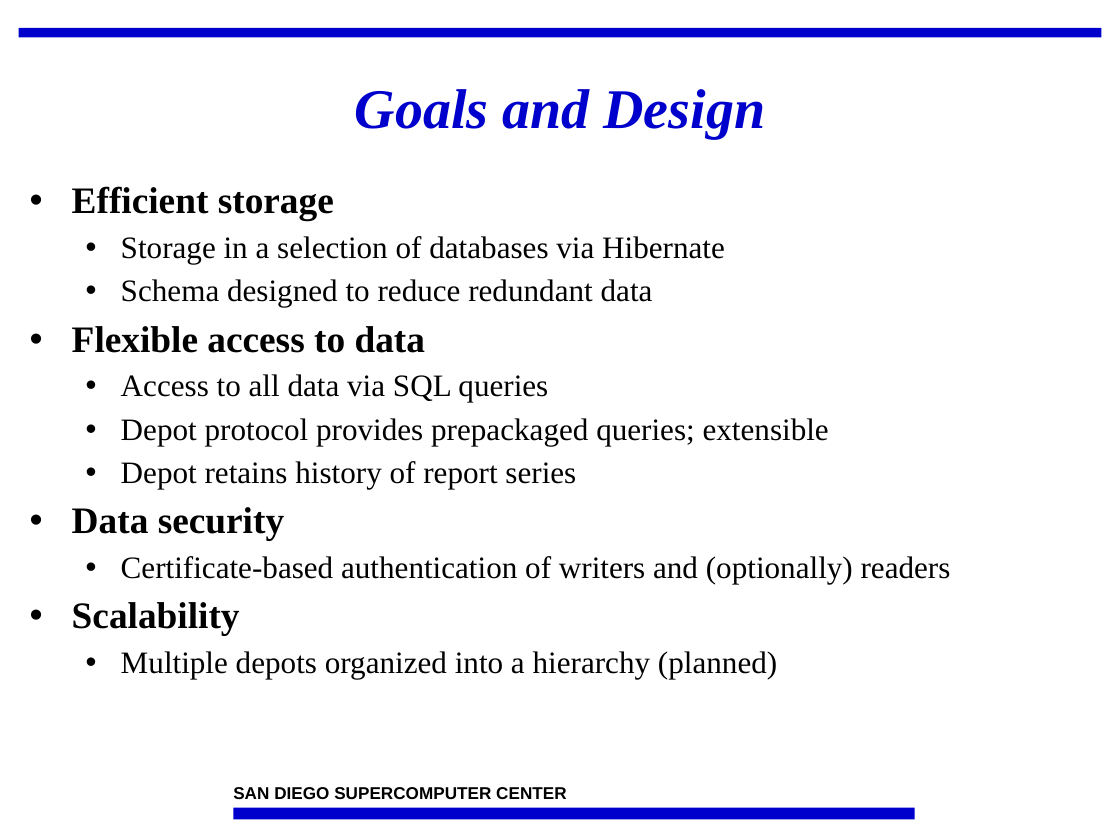
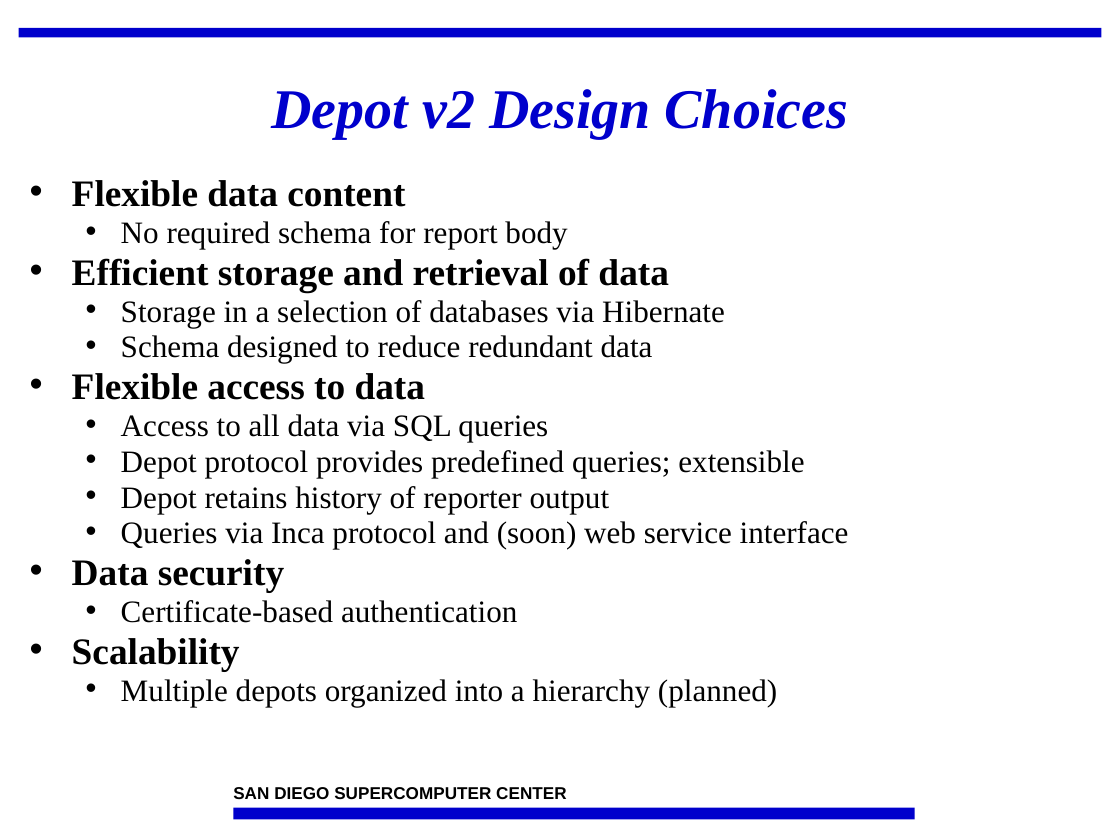
Before and after one commit to IncaProject/inca-xsede, a slide deck: slide 6 of talks/feb-06-workshop/depot.ppt. Drawn at 1120x840 pixels with LibreOffice and Linux fonts; fonts in the diff are those of the drawing; background and template pictures are left out. Boxes give left, top, right and bottom in pixels: in the first picture for what was removed or moved away, otherwise in the second. Text is boxed around its words. In the diff, an @@ line names an element or a change of style, - is before the commit and + after.

Commit message:
Update.

```diff
--- a/talks/feb-06-workshop/depot.ppt
+++ b/talks/feb-06-workshop/depot.ppt
@@ title at (x1=271, y1=89, x2=848, y2=139): text changed @@
-Goals and Design
+Depot v2 Design Choices
@@ text at (x1=72, y1=180, x2=669, y2=292): text changed @@
-• Efficient storage
+• Flexible data content
+  • No required schema for report body
+• Efficient storage and retrieval of data
@@ text at (x1=72, y1=300, x2=777, y2=707): line spacing 0.95 to 0.75 @@
@@ text at (x1=121, y1=450, x2=849, y2=549): text changed @@
-  • Depot protocol provides prepackaged queries; extensible
-  • Depot retains history of report series
+  • Depot protocol provides predefined queries; extensible
+  • Depot retains history of reporter output
+  • Queries via Inca protocol and (soon) web service interface
@@ text at (x1=121, y1=600, x2=517, y2=623): text changed @@
-  • Certificate-based authentication of writers and (optionally) readers
+  • Certificate-based authentication
```
Also in this commit, not shown: 6 other slides changed, 2 slides added, 1 slide removed.
